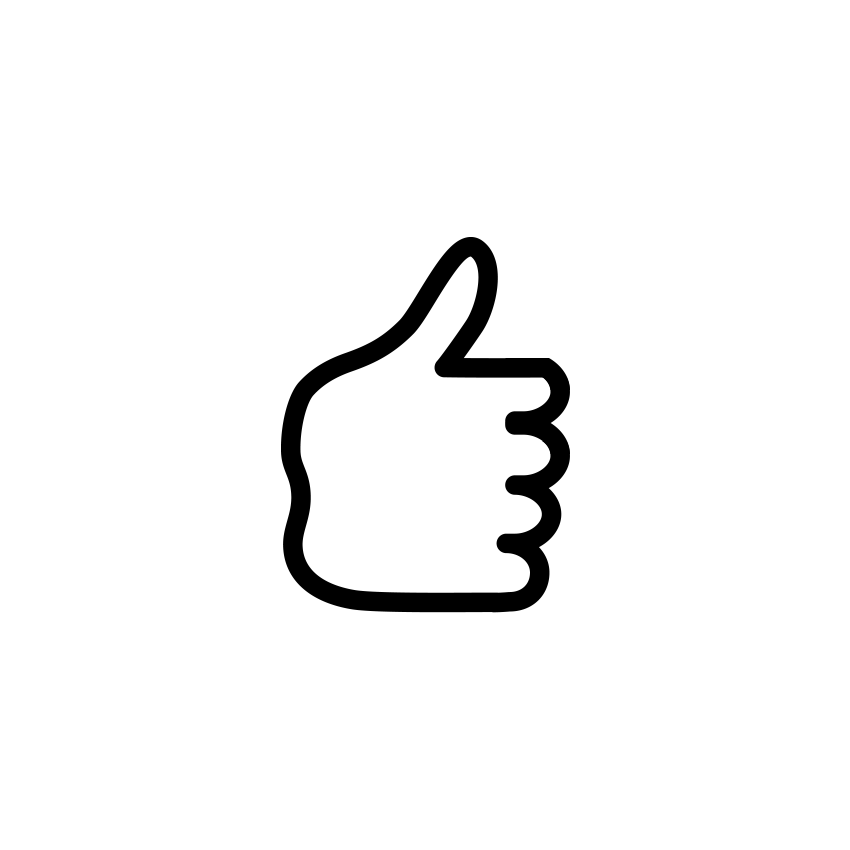
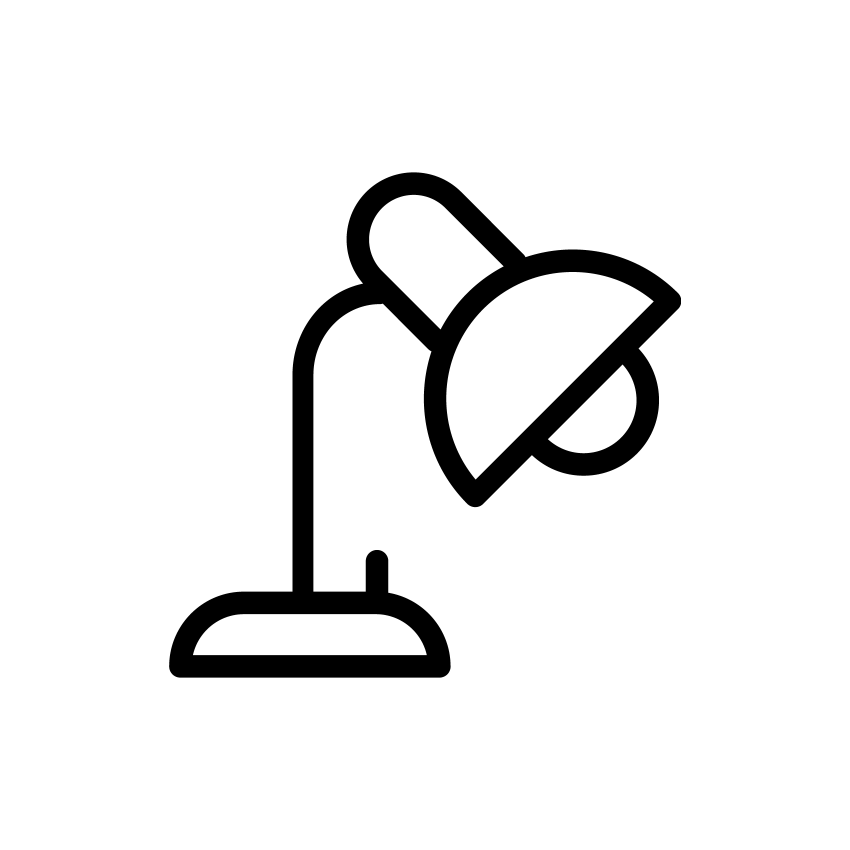
Revision of a layered 850 x 850 image; what changed, layer by layer:
added layer "Calque 13" above "logo" over 169, 172, 681, 678
hid "Calque 12" over 281, 237, 570, 613
